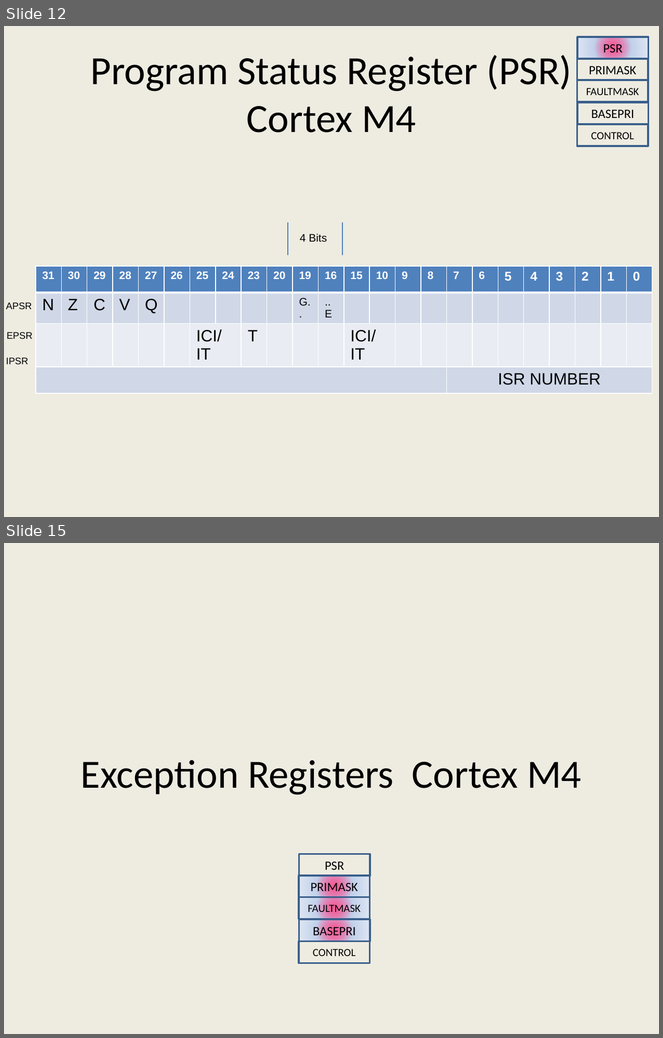
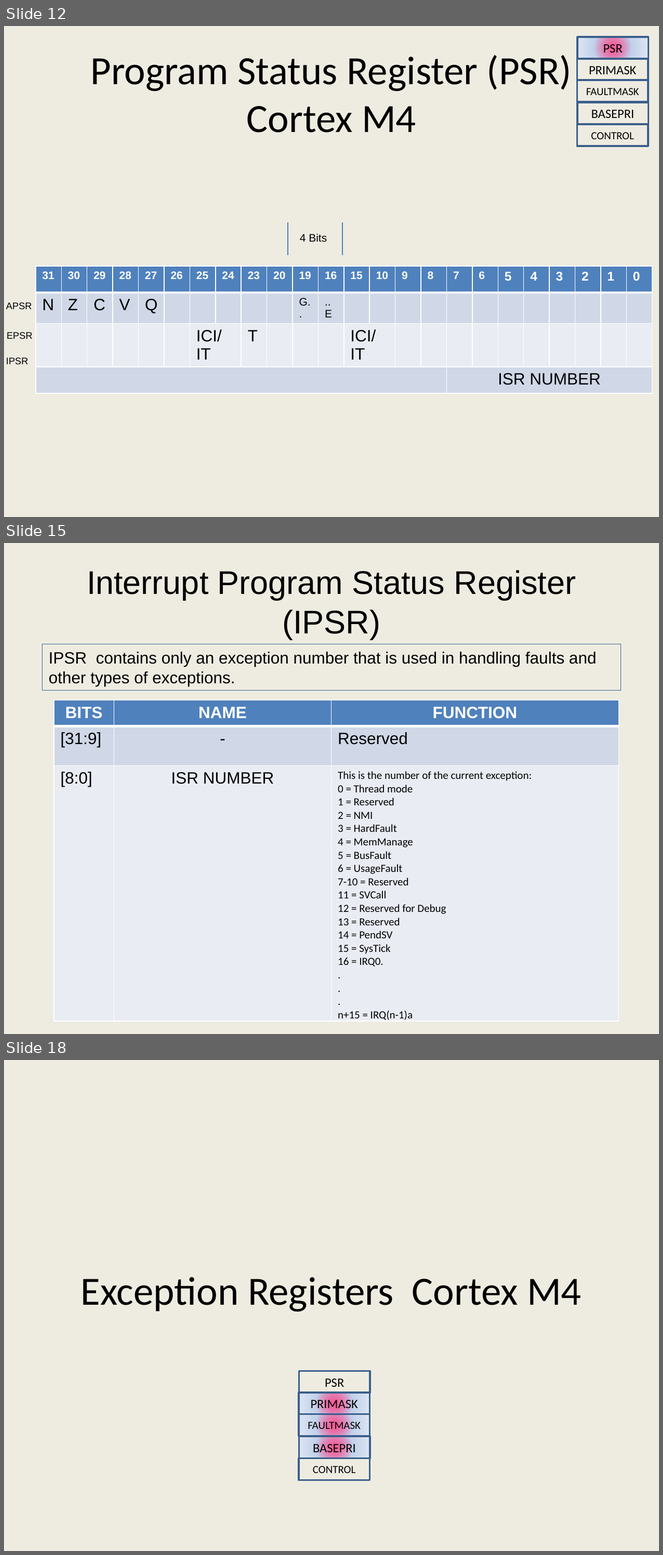
Before and after one commit to girishsukukumar/ARM-Architecture, a slide deck: Module-4.pptx. Shown one above the other, each under a label of ours: slides 12 and 15 before the commit, slides 12, 15 and 18 after it; the slides between them are not shown. The pictures are 663x1038 and 663x1555 pixels, drawn with LibreOffice and Linux fonts; fonts in the diff are those of the drawing. Boxes give left, top, right and bottom in pixels: in the first picture for what was removed or moved away, otherwise in the second. Text is boxed around its words. In the diff, an @@ line names an element or a change of style, - is before the commit and + after.

```diff
--- a/Module-4.pptx
+++ b/Module-4.pptx
@@ slide 15 added at [4, 543, 659, 1034], background #EEECE1 @@
@@ text added at [87, 570, 576, 639], 36 pt, text #000000 @@
+Interrupt Program Status Register (IPSR)
@@ rectangle added at [42, 644, 621, 691], outline #3A5F8C 0.75 pt, 18 pt, text #000000 @@
+IPSR contains only an exception number that is used in handling faults and other types of exceptions.
@@ table added at [54, 700, 619, 1022], 3 rows, 3 columns @@
+BITS | NAME | FUNCTION
+[31:9] | - | Reserved
+[8:0] | ISR NUMBER | This is the number of the current exception: / 0 = Thread mode / 1 = Reserved / 2 = NMI / 3 = HardFault / 4 = MemManage / 5 = BusFault / 6 = UsageFault / 7-10 = Reserved / 11 = SVCall / 12 = Reserved for Debug / 13 = Reserved / 14 = PendSV / 15 = SysTick / 16 = IRQ0. / . / . / . / n+15 = IRQ(n-1)a
@@ what was slide 15 is now slide 18 @@
```
Also in this commit, not shown: 6 slides changed, 7 other slides added, 25 slides removed.
